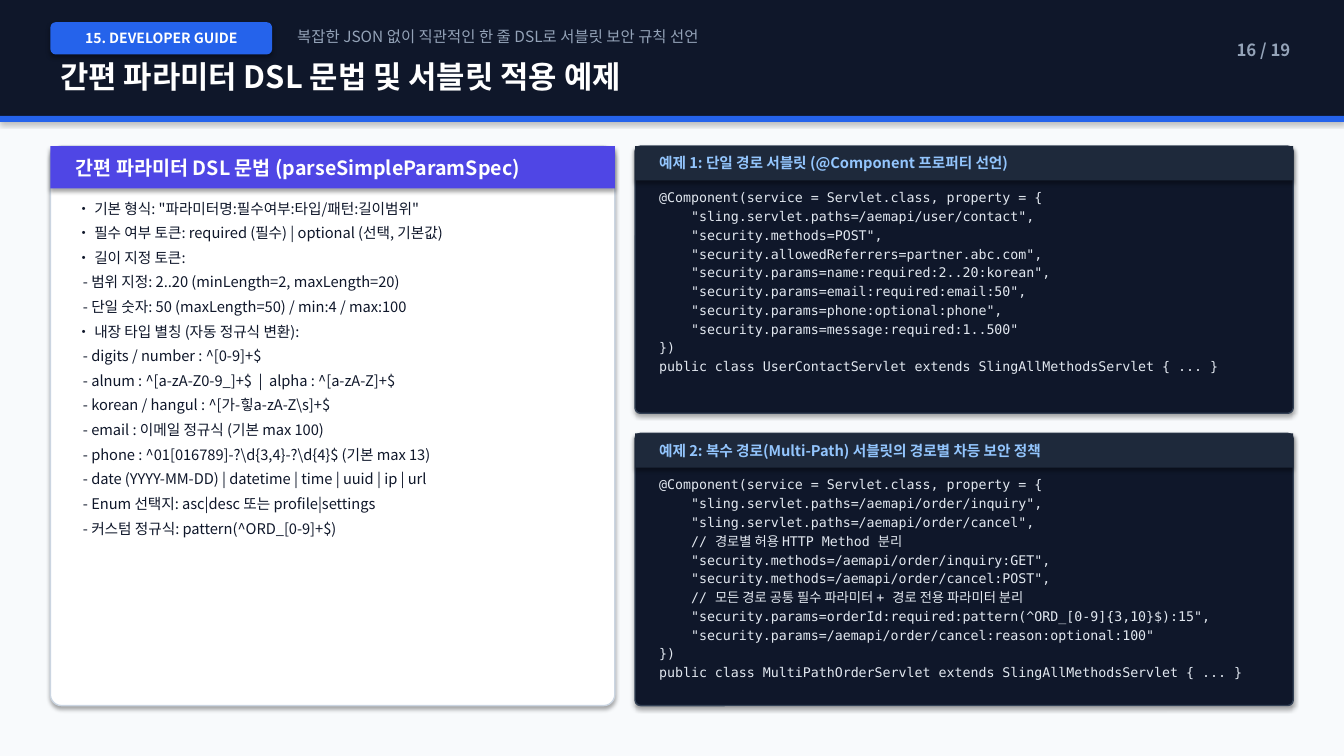
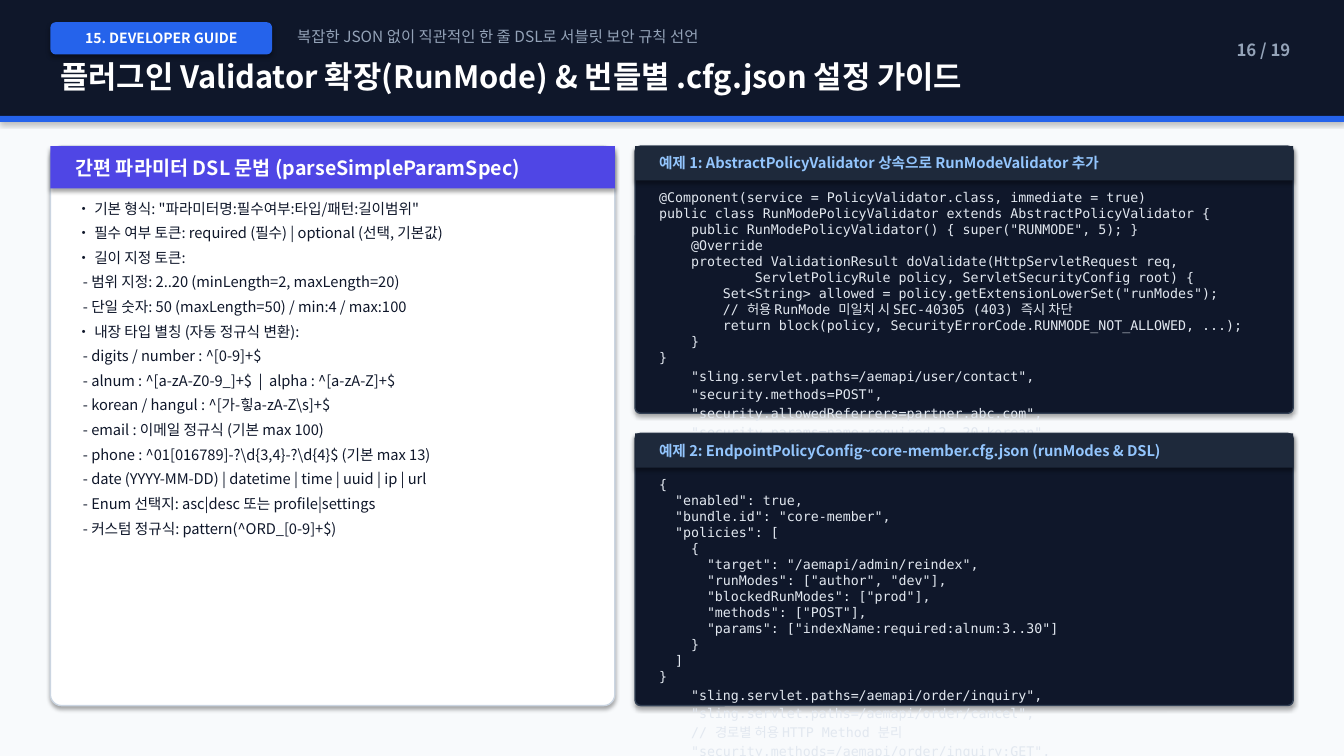
Before and after one commit to suafafa/security-simple, a slide deck: slide 16 of docs/AEM_Security_Simple_Architecture_Guide.pptx. Drawn at 1344x756 pixels with LibreOffice and Linux fonts; fonts in the diff are those of the drawing. Boxes give left, top, right and bottom in pixels: in the first picture for what was removed or moved away, otherwise in the second. Text is boxed around its words. In the diff, an @@ line names an element or a change of style, - is before the commit and + after.

Commit message:
feat: Add pluggable PolicyValidator architecture with AbstractPolicyValidator, RunModePolicyValidator, and updated docs/PPT

```diff
--- a/docs/AEM_Security_Simple_Architecture_Guide.pptx
+++ b/docs/AEM_Security_Simple_Architecture_Guide.pptx
@@ text at (60, 62, 962, 96): text changed @@
-간편 파라미터 DSL 문법 및 서블릿 적용 예제
+플러그인 Validator 확장(RunMode) & 번들별 .cfg.json 설정 가이드
@@ text at (659, 155, 1099, 172): text changed @@
-예제 1: 단일 경로 서블릿 (@Component 프로퍼티 선언)
+예제 1: AbstractPolicyValidator 상속으로 RunModeValidator 추가
@@ text at (659, 192, 1218, 333): text changed @@
-@Component(service = Servlet.class, property = {
+@Component(service = PolicyValidator.class, immediate = true)
+public class RunModePolicyValidator extends AbstractPolicyValidator {
+public RunModePolicyValidator() { super("RUNMODE", 5); }
+@Override
+protected ValidationResult doValidate(HttpServletRequest req,
+ServletPolicyRule policy, ServletSecurityConfig root) {
+Set<String> allowed = policy.getExtensionLowerSet("runModes");
+// 허용 RunMode 미일치 시 SEC-40305 (403) 즉시 차단
+return block(policy, SecurityErrorCode.RUNMODE_NOT_ALLOWED, ...);
+}
+}
@@ text at (659, 444, 1161, 460): text changed @@
-예제 2: 복수 경로(Multi-Path) 서블릿의 경로별 차등 보안 정책
+예제 2: EndpointPolicyConfig~core-member.cfg.json (runModes & DSL)
@@ text at (675, 495, 1059, 636): text changed @@
-@Component(service = Servlet.class, property = {
+{
+"enabled": true,
+"bundle.id": "core-member",
+"policies": [
+{
+"target": "/aemapi/admin/reindex",
+"runModes": ["author", "dev"],
+"blockedRunModes": ["prod"],
+"methods": ["POST"],
+"params": ["indexName:required:alnum:3..30"]
+}
+]
+}
```
Also in this commit, not shown: 5 other slides changed, 15 other files.
